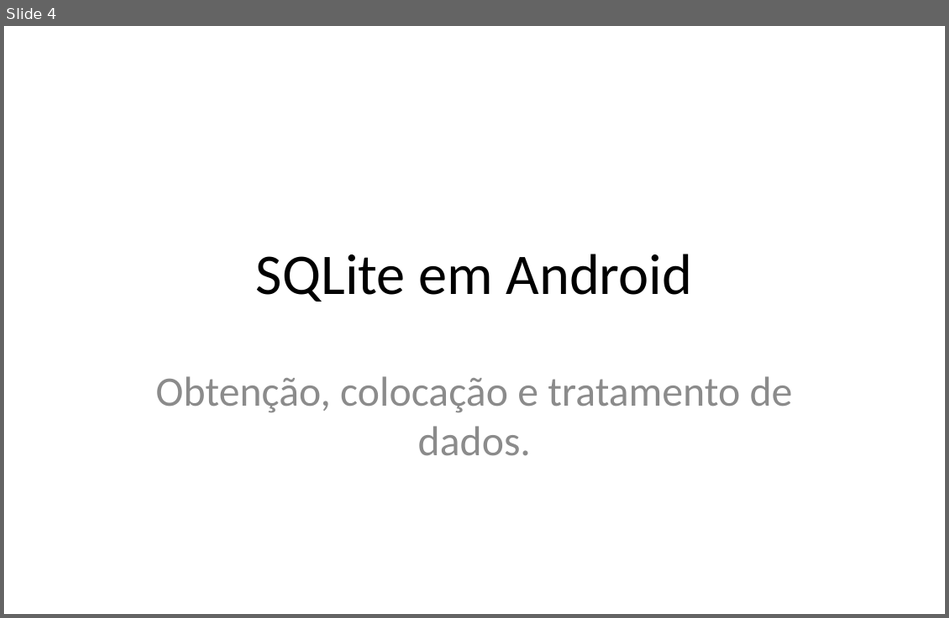
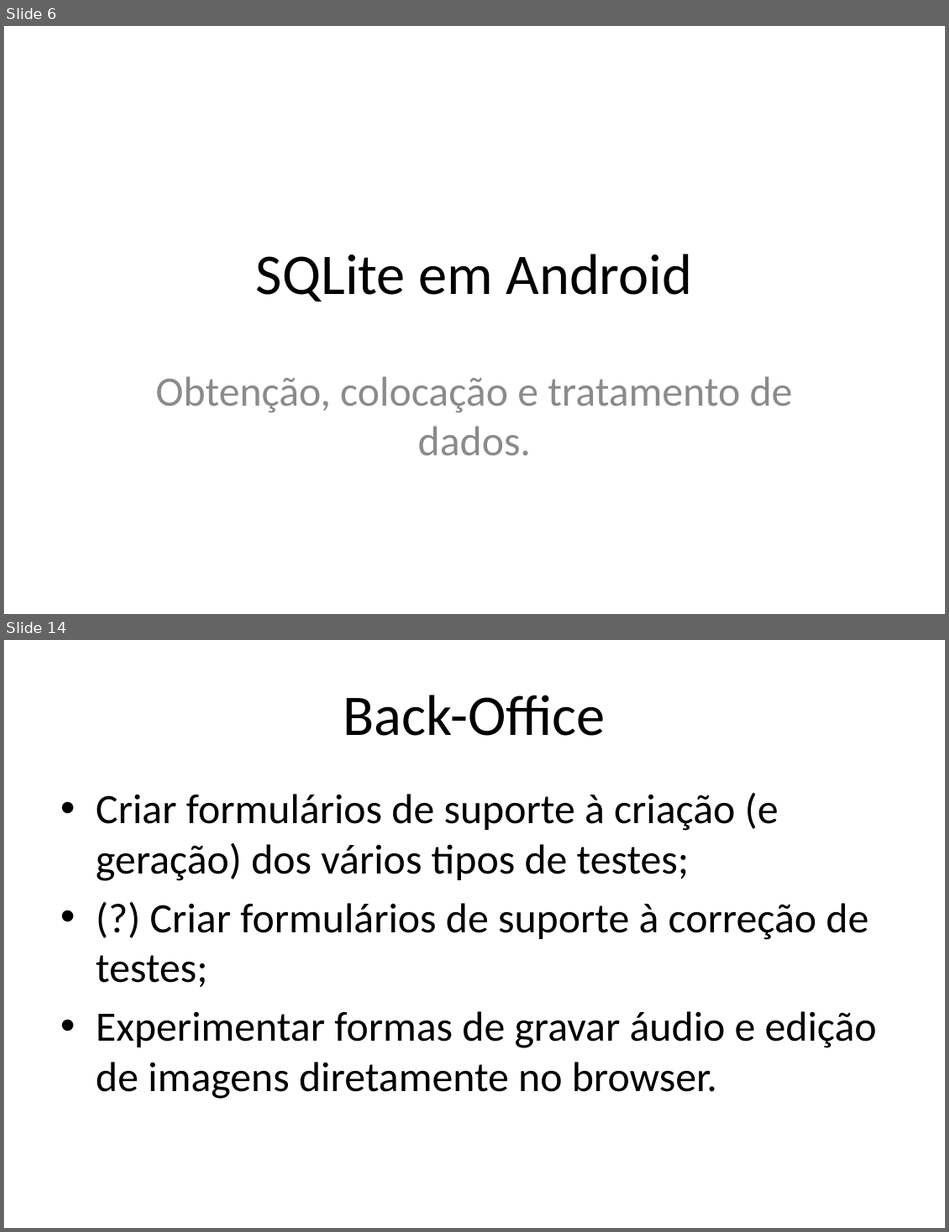
Before and after one commit to iptomar/letrinhas_si, a slide deck: Apresentacoes/v02.pptx. Shown one above the other, each under a label of ours: slide 4 before the commit, slides 6 and 14 after it; the slides between them are not shown. The pictures are 949x618 and 949x1232 pixels, drawn with LibreOffice and Linux fonts; fonts in the diff are those of the drawing; background and template pictures are left out. Boxes give left, top, right and bottom in pixels: in the first picture for what was removed or moved away, otherwise in the second. Text is boxed around its words. In the diff, an @@ line names an element or a change of style, - is before the commit and + after.

```diff
--- a/Apresentacoes/v02.pptx
+++ b/Apresentacoes/v02.pptx
@@ slide 14 added at [4, 640, 945, 1228], background #FFFFFF @@
@@ title added at [343, 695, 605, 736], 44 pt, text #000000 @@
+Back-Office
@@ text added at [96, 793, 877, 1099], 32 pt, text #000000 @@
+• Criar formulários de suporte à criação (e geração) dos vários tipos de testes;
+• (?) Criar formulários de suporte à correção de testes;
+• Experimentar formas de gravar áudio e edição de imagens diretamente no browser.
@@ what was slide 4 is now slide 6 @@
```
Also in this commit, not shown: 2 slides changed, 10 other slides added.
